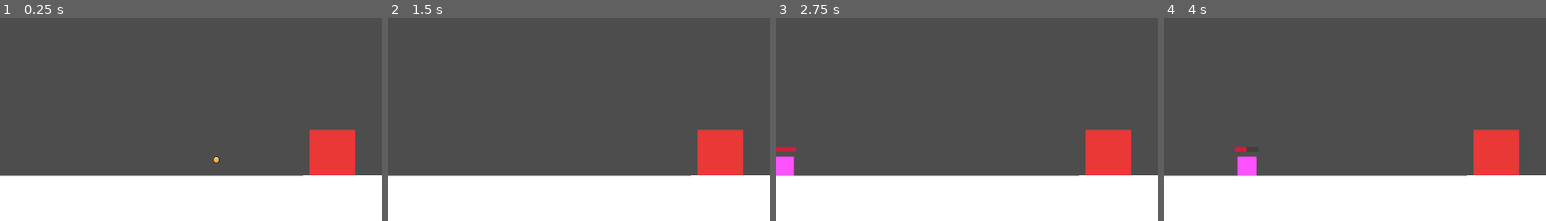
Above: before the commit, frames 1-4 (left to right).
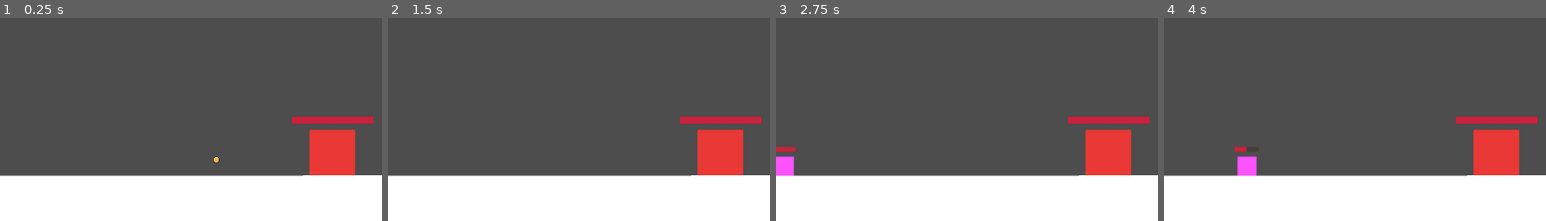
Above: after the commit, the same moments.

Repository: Caneris/Foxhold
Game: Godot game, scene res://scenes/main.tscn
The game is run twice, just before and just after one commit, with the same random seed, the same clock (stepped at 60 frames per second) and the same inputs.
Inputs (mouse positions are % of the whole screen's width and height, from its top left):
- Up to frame 1 (0.25 s): no input
- Up to frame 2 (1.5 s): tap Enter at 0.5 s; drag from (35, 87) to (60, 24) at 0.52 s; tap Space at 1.25 s; drag from (30, 53) to (50, 82) at 1.27 s
- Up to frame 3 (2.75 s): tap Enter at 2 s; move the mouse to (60, 24) at 2.02 s; click (60, 24) at 2.17 s
- Up to frame 4 (4 s): drag from (8, 85) to (20, 31) at 2.77 s; move the mouse to (80, 63) at 3.52 s; click (80, 63) at 3.67 s
The pictures show only the part of the screen within x 6-56%, y 49-99%; the shares and areas given below are measured in that part.

The runs differ from the first frame. In frame 1, 0.8% of the frame differs, in the area x 76-98%, y 48-53%; in frame 2, 0.8%; in frame 3, 0.8%; in frame 4, 0.8%.

Commit message:
add heart health and damage

Diff:
--- a/scenes/enemy_placeholder.tscn
+++ b/scenes/enemy_placeholder.tscn
@@ -77,6 +77,8 @@
 show_percentage = false
 
 [node name="Area2D" type="Area2D" parent="."]
+collision_layer = 4
+collision_mask = 2
 
 [node name="CollisionShape2D" type="CollisionShape2D" parent="Area2D"]
 z_index = 2
--- a/scenes/heart.tscn
+++ b/scenes/heart.tscn
@@ -6,6 +6,20 @@
 size = Vector2(76, 76)
 
 [sub_resource type="CanvasTexture" id="CanvasTexture_v30as"]
+
+[sub_resource type="StyleBoxFlat" id="StyleBoxFlat_v30as"]
+bg_color = Color(0.203922, 0.137255, 0.137255, 0.360784)
+corner_radius_top_left = 2
+corner_radius_top_right = 2
+corner_radius_bottom_right = 2
+corner_radius_bottom_left = 2
+
+[sub_resource type="StyleBoxFlat" id="StyleBoxFlat_ycbwg"]
+bg_color = Color(0.784314, 0.133333, 0.235294, 1)
+corner_radius_top_left = 2
+corner_radius_top_right = 2
+corner_radius_bottom_right = 2
+corner_radius_bottom_left = 2
 
 [node name="Heart" type="Area2D" groups=["heart"]]
 collision_layer = 2
@@ -20,3 +34,21 @@
 self_modulate = Color(0.912659, 0.22057, 0.207099, 1)
 scale = Vector2(76, 76)
 texture = SubResource("CanvasTexture_v30as")
+
+[node name="Control" type="Control" parent="."]
+layout_mode = 3
+anchors_preset = 0
+offset_right = 40.0
+offset_bottom = 40.0
+
+[node name="HealthBar" type="ProgressBar" parent="Control"]
+unique_name_in_owner = true
+layout_mode = 0
+offset_left = -68.0
+offset_top = -60.0
+offset_right = 69.0
+offset_bottom = -48.0
+theme_override_styles/background = SubResource("StyleBoxFlat_v30as")
+theme_override_styles/fill = SubResource("StyleBoxFlat_ycbwg")
+value = 50.0
+show_percentage = false
--- a/scripts/enemy_placeholder.gd
+++ b/scripts/enemy_placeholder.gd
@@ -121,6 +121,7 @@
 	if attack_cooldown <= 0.0:
 		print("attack the heart")
 		attack_cooldown = attack_interval
+		heart_node.take_damage(attack_damage)
 	else:
 		attack_cooldown -= delta
 
--- a/scripts/heart.gd
+++ b/scripts/heart.gd
@@ -2,8 +2,21 @@
 
 signal coin_in_heart(coin)
 
+@export var max_health : float = 20.0
+@onready var health_bar: ProgressBar = %HealthBar
+
+
 func _ready() -> void:
+	initiate_health(max_health)
 	body_entered.connect(_on_body_entered)
+
+func take_damage(damage: float) -> void:
+	print("heart takes " + str(damage) + " damage!")
+	health_bar.value = max(health_bar.value - damage, 0)
+
+func initiate_health(value: float) -> void:
+	health_bar.max_value = max_health
+	health_bar.value = value
 
 func _on_body_entered(body: Node2D) -> void:
 	if body.is_in_group("coin"):
Not shown: 1 places in scenes/heart.tscn that only renumber resources
